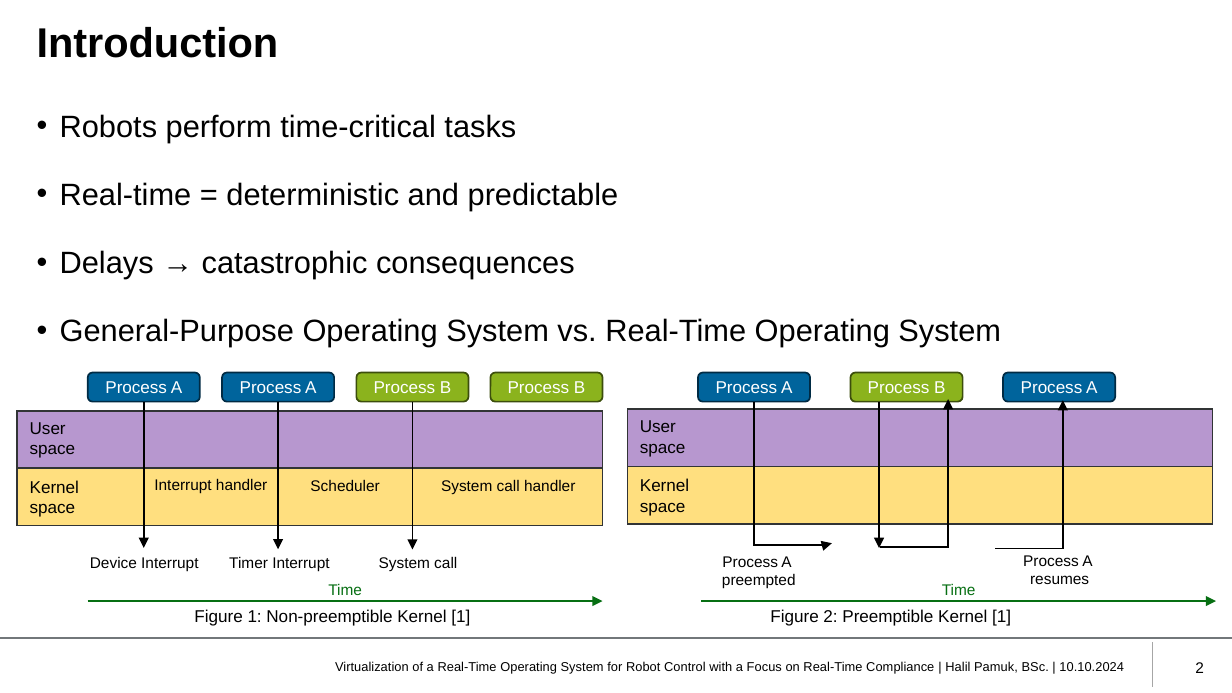
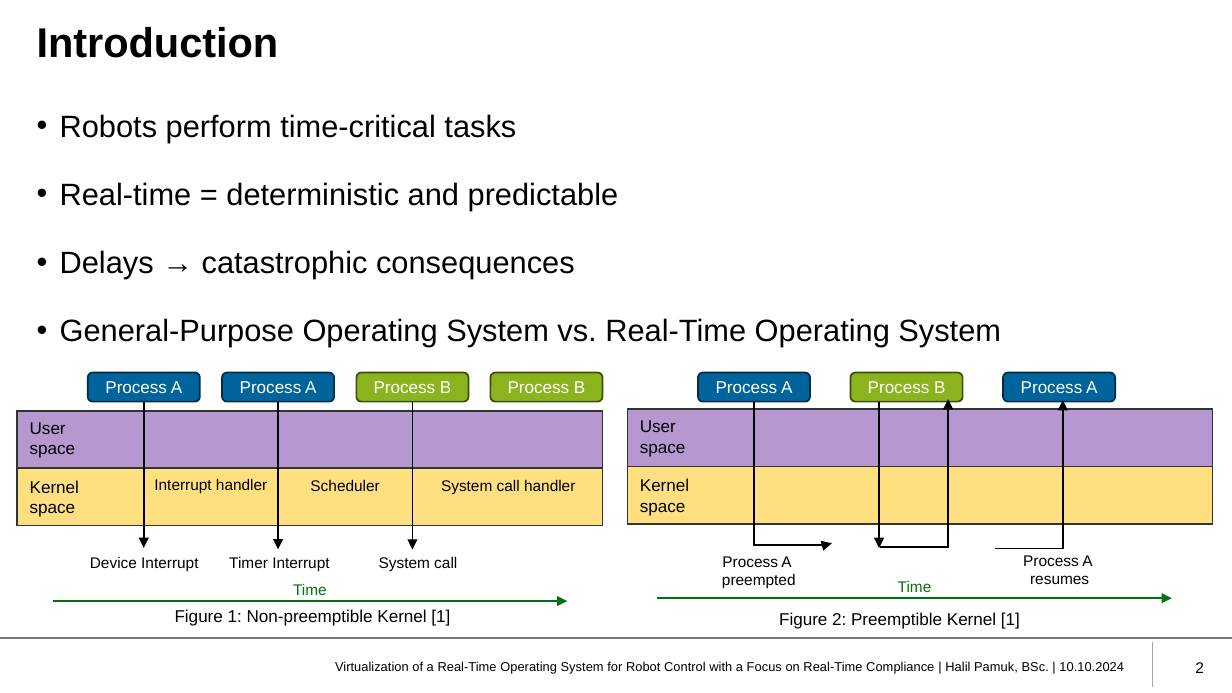
Before and after one commit to HIP24/Masterarbeit, a slide deck: slide 2 of Masterprüfung/Presentation/Pamuk_MT_Präsentation_10102024.pptx. Drawn at 1232x693 pixels with LibreOffice and Linux fonts; fonts in the diff are those of the drawing; background and template pictures are left out. Boxes give left, top, right and bottom in pixels: in the first picture for what was removed or moved away, otherwise in the second. Text is boxed around its words. In the diff, an @@ line names an element or a change of style, - is before the commit and + after.

```diff
--- a/Masterprüfung/Presentation/Pamuk_MT_Präsentation_10102024.pptx
+++ b/Masterprüfung/Presentation/Pamuk_MT_Präsentation_10102024.pptx
@@ text "Time": place and size @@
-text "Time" at <box>328,583,362,595</box>
+text "Time" at <box>293,583,327,595</box>
@@ arrow moved from (701, 601) - (1216, 601) to (657, 599) - (1172, 599) @@
@@ text "Time": place and size @@
-text "Time" at <box>942,583,976,595</box>
+text "Time" at <box>898,580,932,592</box>
@@ arrow moved from (87, 601) - (602, 601) to (53, 601) - (567, 601) @@
@@ text "Figure 1: Non-preemptible Kernel [1]": place and size @@
-text "Figure 1: Non-preemptible Kernel [1]" at <box>194,609,470,626</box>
+text "Figure 1: Non-preemptible Kernel [1]" at <box>175,609,450,626</box>
@@ text "Figure 2: Preemptible Kernel [1]": place and size @@
-text "Figure 2: Preemptible Kernel [1]" at <box>770,609,1011,626</box>
+text "Figure 2: Preemptible Kernel [1]" at <box>779,612,1020,629</box>
```
Also in this commit, not shown: 1 other file.
